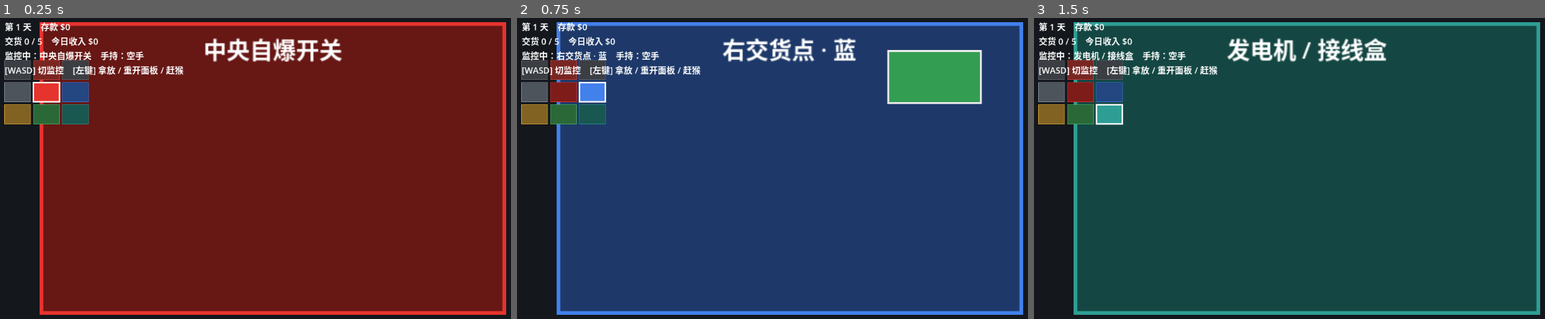
Above: before the commit, frames 1-3 (left to right).
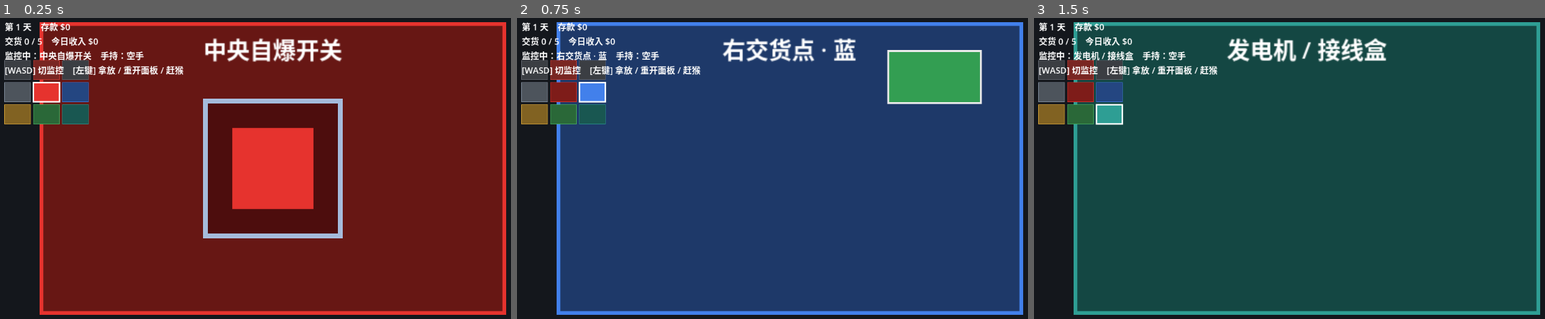
Above: after the commit, the same moments.

Repository: Zhi-Liao-jz/gamejam
Game: Godot game, scene res://scenes/main_grid.tscn
The game is run twice, just before and just after one commit, with the same random seed, the same clock (stepped at 60 frames per second) and the same inputs. This scene is started directly instead of the project's main scene.
Inputs (mouse positions are in pixels of both pictures, inside the frame that each line leads up to):
- Up to frame 1 (0.25 s): no input
- Up to frame 2 (0.75 s): tap Enter at 0.5 s; move the mouse to (910, 153) at 0.52 s; hold D (move_right) from 0.53 s (still down); hold N (next_day) from 0.53 s (still down); click (910, 153) at 0.67 s
- Up to frame 3 (1.5 s): tap Space (ui_select) at 0.77 s; tap R (retry) at 1.25 s; move the mouse to (1197, 183) at 1.27 s; release D (move_right) at 1.28 s; release N (next_day) at 1.28 s; hold S (move_down) from 1.28 s (still down); tap E (interact) at 1.35 s

The runs differ from the first frame. In frame 1, 13% of the frame differs, in the area x 39-68%, y 26-74%; in frame 2, nothing differs; in frame 3, nothing differs.

Commit message:
P3 玩法切片：中央自爆开关 + 当天失败（第3天）
- 自爆开关(SelfDestruct)：玻璃罩保护→猴子先开罩再按钮→8秒倒计时→引爆，挂中央房间
- 玩家切到中央点它可重置(关罩/取消倒计时)；Hand 点击优先级 猴子>面板>自爆>产品
- 当天失败流程：倒计时归零置 Ledger.day_failed → grid_working 转新增 Failed 状态 → 失败面板 → [N] 重试本日(天数不变、收入归零)
- 猴子第3天起把中央列为最高威胁目标(pick_target/tampering 按角色分支)
- HUD：倒计时行 + 小地图中央粗红框 + 失败面板；spawner 失败时清场
- 事件 day_failed 登记

Diff:
--- a/global/ledger.gd
+++ b/global/ledger.gd
@@ -9,6 +9,7 @@
 var delivered_today: int = 0  # 当天已交货数量
 var income_today: int = 0  # 当天交货累计收入（结算时入账）
 var working_active: bool = false  # 当前是否"工作中"阶段（产品出口 / 拿放据此启停）
+var day_failed: bool = false  # 当天是否已失败（自爆引爆触发；DayManager 据此转 Failed）
 
 
 ## 当天交货目标（难度曲线：每天 +QUOTA_PER_DAY）。
@@ -27,10 +28,11 @@
 	income_today += value
 
 
-## 进入新一天前重置当天计数。
+## 进入新一天（或重试本日）前重置当天计数与失败标志。
 func reset_day() -> void:
 	delivered_today = 0
 	income_today = 0
+	day_failed = false
 
 
 ## 当天结算：交货收入入 Game 账、推进天数、落盘。
--- a/scenes/main_grid.tscn
+++ b/scenes/main_grid.tscn
@@ -11,6 +11,7 @@
 [ext_resource type="Script" path="res://scripts/day/grid_settlement.gd" id="9_settle"]
 [ext_resource type="Script" path="res://scripts/entities/grid_monkey_spawner.gd" id="10_mspawn"]
 [ext_resource type="PackedScene" path="res://scenes/grid_monkey.tscn" id="11_monkey"]
+[ext_resource type="Script" path="res://scripts/day/grid_failed.gd" id="12_failed"]
 
 [node name="MainGrid" type="Node2D"]
 
@@ -84,3 +85,6 @@
 
 [node name="Settlement" type="Node" parent="DayManager"]
 script = ExtResource("9_settle")
+
+[node name="Failed" type="Node" parent="DayManager"]
+script = ExtResource("12_failed")
--- /dev/null
+++ b/scripts/day/grid_failed.gd
@@ -0,0 +1,18 @@
+extends BaseState
+## 2.0 当天失败（P3）：自爆未能阻止 → 本日作废、收入归零，按 [N] 重试本日（天数不变、不入账）。
+
+
+func enter(_msg: Dictionary = {}) -> void:
+	Ledger.working_active = false
+	var data := {
+		"day": Game.day,
+		"delivered": Ledger.delivered_today,
+		"quota": Ledger.quota_today(),
+	}
+	EventBus.push_event("day_failed", data)
+
+
+func update(_delta: float) -> void:
+	if Input.is_action_just_pressed("next_day"):
+		# 重试本日：转回 Working，其 enter 会 reset_day（清 day_failed/收入）+ work_started（复位面板/猴子/自爆）
+		fsm.transition_to(&"Working")
--- a/scripts/day/grid_working.gd
+++ b/scripts/day/grid_working.gd
@@ -12,5 +12,7 @@
 
 
 func update(_delta: float) -> void:
-	if Ledger.is_quota_met():
+	if Ledger.day_failed:
+		fsm.transition_to(&"Failed")  # 自爆引爆 → 当天失败（优先于结算）
+	elif Ledger.is_quota_met():
 		fsm.transition_to(&"Settlement")
--- a/scripts/entities/grid_monkey.gd
+++ b/scripts/entities/grid_monkey.gd
@@ -50,6 +50,10 @@
 	for room: Room in room_manager.panel_rooms():
 		if room.panel_open():
 			candidates.append(room.room_id)
+	# 第3天起把中央自爆开关纳入目标（最高威胁）；仅当它还能被破坏时
+	var sd := room_manager.self_destruct
+	if sd != null and Game.day >= 3 and sd.is_attackable():
+		candidates.append(sd.room_id)
 	if candidates.is_empty():
 		return -1
 	var taken := {}
--- a/scripts/entities/grid_monkey_spawner.gd
+++ b/scripts/entities/grid_monkey_spawner.gd
@@ -13,6 +13,7 @@
 func _ready() -> void:
 	EventBus.subscribe("work_started", _on_work_started)
 	EventBus.subscribe("day_summary", _on_day_summary)
+	EventBus.subscribe("day_failed", _on_day_summary)  # 当天失败也清场（复用清空逻辑）
 
 
 func _on_work_started() -> void:
--- a/scripts/entities/grid_monkey_states/grid_sneaking.gd
+++ b/scripts/entities/grid_monkey_states/grid_sneaking.gd
@@ -21,7 +21,12 @@
 		fsm.transition_to(&"GridTampering")
 
 
-## 目标仍可捣乱：房间存在且面板还开着（已被关则换目标）。
+## 目标仍可捣乱：自爆开关看 is_attackable，面板房间看 panel_open（已被关则换目标）。
 func _target_valid() -> bool:
 	var room := monkey.room_manager.room_node(monkey.target_room)
-	return room != null and room.panel_open()
+	if room == null:
+		return false
+	if room.role == &"self_destruct":
+		var sd: SelfDestruct = monkey.room_manager.self_destruct
+		return sd != null and sd.is_attackable()
+	return room.panel_open()
--- a/scripts/entities/grid_monkey_states/grid_tampering.gd
+++ b/scripts/entities/grid_monkey_states/grid_tampering.gd
@@ -14,8 +14,14 @@
 
 func physics_update(delta: float) -> void:
 	var room := monkey.room_manager.room_node(monkey.target_room)
-	# 目标没了 / 面板已被关 / 自己已不在目标房间 → 回潜入重选
-	if room == null or not room.panel_open() or monkey.current_room != monkey.target_room:
+	if room == null or monkey.current_room != monkey.target_room:
+		fsm.transition_to(&"GridSneaking")
+		return
+	if room.role == &"self_destruct":
+		_tamper_self_destruct(delta)
+		return
+	# 交货 / 出口面板：面板已被关 → 回潜入重选
+	if not room.panel_open():
 		fsm.transition_to(&"GridSneaking")
 		return
 	_t += delta
@@ -23,3 +29,18 @@
 		room.control_panel.close()
 		SoundManager.play("alarm")  # 一声全局警报：面板被关，提醒玩家去重开
 		fsm.transition_to(&"GridFleeing")
+
+
+## 破坏中央自爆开关：每 tamper_delay 推进一步（开罩→按钮），按下后逃跑。
+func _tamper_self_destruct(delta: float) -> void:
+	var sd: SelfDestruct = monkey.room_manager.self_destruct
+	if sd == null or not sd.is_attackable():
+		fsm.transition_to(&"GridSneaking")  # 已被按下 / 玩家正处理 → 换目标
+		return
+	_t += delta
+	if _t >= monkey.tamper_delay:
+		_t = 0.0
+		var armed := sd.sabotage_step()
+		SoundManager.play("alarm")  # 开罩 / 按下都报警一声
+		if armed:
+			fsm.transition_to(&"GridFleeing")
--- a/scripts/entities/hand.gd
+++ b/scripts/entities/hand.gd
@@ -20,8 +20,8 @@
 	if click == null or click.button_index != MOUSE_BUTTON_LEFT or not click.pressed:
 		return
 	var pos := get_global_mouse_position()
-	# 点击优先级：赶猴子 > 重开面板 > 拿放产品（即便持有产品也能先赶猴 / 重开面板）
-	if _try_shoo_monkey(pos) or _try_open_panel(pos):
+	# 点击优先级：赶猴子 > 重开面板 > 重置自爆 > 拿放产品（持有产品时也能先处理威胁）
+	if _try_shoo_monkey(pos) or _try_open_panel(pos) or _try_reset_self_destruct(pos):
 		get_viewport().set_input_as_handled()
 		return
 	if _held:
@@ -51,6 +51,17 @@
 	if panel == null:
 		return false
 	panel.open()
+	return true
+
+
+## 在中央房间点击自爆开关（罩被开 / 倒计时中）→ 重置；命中返回 true。
+func _try_reset_self_destruct(world_pos: Vector2) -> bool:
+	var sd := room_manager.self_destruct
+	if sd == null or room_manager.current_room != sd.room_id:
+		return false
+	if not sd.is_resettable() or not sd.global_rect().has_point(world_pos):
+		return false
+	sd.player_reset()
 	return true
 
 
--- a/scripts/ui/grid_hud.gd
+++ b/scripts/ui/grid_hud.gd
@@ -8,6 +8,9 @@
 var _current_room: int = RoomManager.START_ROOM
 var _held_text: String = "空手"
 var _closed_panels: Dictionary = {}  # room_id -> true：当前被关闭的面板（小地图红框警告）
+var _sd_state: int = SelfDestruct.State.PROTECTED  # 中央自爆状态（每帧轮询自分组）
+var _sd_remaining: float = 0.0
+var _sd_room: int = -1
 
 @onready var info_label: Label = $InfoLabel
 @onready var summary_panel: Panel = $SummaryPanel
@@ -21,12 +24,14 @@
 	EventBus.subscribe("day_summary", _on_day_summary)
 	EventBus.subscribe("hide_day_summary", _on_hide_day_summary)
 	EventBus.subscribe("panel_changed", _on_panel_changed)
+	EventBus.subscribe("day_failed", _on_day_failed)
 	_refresh_info()
 
 
 func _process(_delta: float) -> void:
+	_poll_self_destruct()
 	_refresh_info()
-	queue_redraw()  # 猴子位置 / 面板警告每帧轻量重绘（小地图仅 9 格，开销可忽略）
+	queue_redraw()  # 猴子位置 / 面板 / 自爆警告每帧轻量重绘（小地图仅 9 格，开销可忽略）
 
 
 func _draw() -> void:
@@ -50,6 +55,8 @@
 			draw_rect(rect, color.darkened(0.1), false, 1.0)
 		if _closed_panels.has(i):
 			draw_rect(rect, Color(0.95, 0.30, 0.20), false, 4.0)  # 面板关闭：红框警告
+		if i == _sd_room and _sd_state != SelfDestruct.State.PROTECTED:
+			draw_rect(rect, Color(1.0, 0.10, 0.10), false, 5.0)  # 自爆罩被开 / 倒计时：粗红框
 		if monkey_rooms.has(i):
 			draw_circle(top_left + MINIMAP_CELL - Vector2(11.0, 11.0), 5.0, Color(0.62, 0.40, 0.20))
 
@@ -64,12 +71,28 @@
 	return rooms
 
 
+## 轮询中央自爆开关状态（供 HUD 倒计时 + 小地图警告）。
+func _poll_self_destruct() -> void:
+	var sd := get_tree().get_first_node_in_group("self_destruct") as SelfDestruct
+	if sd != null:
+		_sd_state = sd.state
+		_sd_remaining = sd.remaining()
+		_sd_room = sd.room_id
+	else:
+		_sd_state = SelfDestruct.State.PROTECTED
+		_sd_room = -1
+
+
 func _refresh_info() -> void:
 	var room_name := String(RoomManager.LAYOUT[_current_room]["name"])
 	var monkeys := get_tree().get_nodes_in_group("grid_monkeys").size()
 	var warn := ""
 	if not _closed_panels.is_empty() or monkeys > 0:
-		warn = "\n⚠ 关闭面板 %d    猴子 %d" % [_closed_panels.size(), monkeys]
+		warn += "\n⚠ 关闭面板 %d    猴子 %d" % [_closed_panels.size(), monkeys]
+	if _sd_state == SelfDestruct.State.ARMED:
+		warn += "\n💥 自爆倒计时 %.1f 秒！切到中央取消" % _sd_remaining
+	elif _sd_state == SelfDestruct.State.EXPOSED:
+		warn += "\n⚠ 中央玻璃罩被打开！切到中央关上"
 	info_label.text = (
 		(
 			"第 %d 天    存款 $%d\n交货 %d / %d    今日收入 $%d\n监控中：%s    手持：%s\n"
@@ -114,3 +137,11 @@
 
 func _on_hide_day_summary() -> void:
 	summary_panel.visible = false
+
+
+func _on_day_failed(data: Dictionary) -> void:
+	summary_panel.visible = true
+	summary_label.text = (
+		"💥 第 %d 天 失败！\n\n自爆未能阻止\n交货 %d / %d\n\n[N] 重试本日"
+		% [data["day"], data["delivered"], data["quota"]]
+	)
--- a/scripts/world/room_manager.gd
+++ b/scripts/world/room_manager.gd
@@ -61,6 +61,8 @@
 @export var room_scene: PackedScene
 
 var current_room: int = START_ROOM
+var self_destruct: SelfDestruct = null  # 中央自爆开关（P3）；猴子破坏 / 玩家重置 / HUD 都用它
+
 var _rooms: Array[Room] = []
 
 @onready var camera: Camera2D = $Camera2D
@@ -69,6 +71,7 @@
 func _ready() -> void:
 	_build_rooms()
 	_build_panels()
+	_build_self_destruct()
 	_snap_camera()
 	camera.make_current()
 	_broadcast_room_changed()
@@ -185,6 +188,18 @@
 			room.attach_panel(panel, PANEL_LOCAL)
 
 
+## 给中央房间挂自爆开关（代码创建，无需场景）。
+func _build_self_destruct() -> void:
+	var room := find_room_by_role(&"self_destruct")
+	if room == null:
+		return
+	var device := SelfDestruct.new()
+	device.setup(room.room_id)
+	room.add_child(device)
+	device.position = Vector2.ZERO  # 房间中心
+	self_destruct = device
+
+
 func _step(dir: Vector2i) -> void:
 	var grid: Vector2i = LAYOUT[current_room]["grid"] + dir
 	grid.x = clampi(grid.x, 0, GRID_COLS - 1)
--- /dev/null
+++ b/scripts/world/self_destruct.gd
@@ -0,0 +1,105 @@
+class_name SelfDestruct
+extends Node2D
+## 中央自爆开关（P3 / 第3天，文档模块6）：玻璃罩保护 → 猴子先开罩再按钮 → 倒计时 → 当天失败。
+## 玩家切到中央房间点它可重置（关罩 / 取消倒计时）。状态走小地图 + HUD 提示。
+## 倒计时归零只置 Ledger.day_failed 标志，由 DayManager(Working.update) 转入 Failed 状态收尾。
+
+enum State { PROTECTED, EXPOSED, ARMED, TRIGGERED }  # 受保护 / 罩被打开 / 已按下倒计时 / 已引爆
+
+const SIZE := Vector2(140.0, 140.0)  # 命中盒 / 视觉尺寸（房间局部坐标）
+const COUNTDOWN := 8.0  # 按下后到引爆的秒数（= 玩家切到中央取消的窗口）
+
+var room_id: int = -1
+var state: State = State.PROTECTED
+
+var _remaining: float = 0.0
+
+
+func _ready() -> void:
+	add_to_group("self_destruct")
+	EventBus.subscribe("work_started", _on_work_started)
+	set_process(false)  # 仅 ARMED 倒计时阶段才逐帧
+
+
+func _process(delta: float) -> void:
+	if state != State.ARMED:
+		return
+	_remaining -= delta
+	queue_redraw()
+	if _remaining <= 0.0:
+		_remaining = 0.0
+		state = State.TRIGGERED
+		set_process(false)
+		Ledger.day_failed = true  # 由 Working.update 据此转 Failed
+		queue_redraw()
+
+
+## 由 RoomManager 在挂载前写入归属房间（中央格）。
+func setup(owner_room_id: int) -> void:
+	room_id = owner_room_id
+
+
+## 世界坐标命中盒（玩家点击重置用）。
+func global_rect() -> Rect2:
+	return Rect2(global_position - SIZE * 0.5, SIZE)
+
+
+## 猴子是否还能下手：受保护 / 罩开着可继续破坏；已按下 / 已引爆则不必再来。
+func is_attackable() -> bool:
+	return state == State.PROTECTED or state == State.EXPOSED
+
+
+## 玩家是否能重置：罩被开 / 倒计时中。
+func is_resettable() -> bool:
+	return state == State.EXPOSED or state == State.ARMED
+
+
+## 倒计时剩余秒数（HUD 显示）。
+func remaining() -> float:
+	return _remaining
+
+
+## 猴子推进一步破坏：受保护→打开罩；罩开→按下按钮(起倒计时)。返回是否已按下（猴子据此逃跑）。
+func sabotage_step() -> bool:
+	match state:
+		State.PROTECTED:
+			state = State.EXPOSED
+			queue_redraw()
+			return false
+		State.EXPOSED:
+			state = State.ARMED
+			_remaining = COUNTDOWN
+			set_process(true)
+			queue_redraw()
+			return true
+		_:
+			return true
+
+
+## 玩家重置：关罩 / 取消倒计时 → 回受保护。
+func player_reset() -> void:
+	if not is_resettable():
+		return
+	state = State.PROTECTED
+	_remaining = 0.0
+	set_process(false)
+	queue_redraw()
+
+
+func _on_work_started() -> void:
+	state = State.PROTECTED
+	_remaining = 0.0
+	set_process(false)
+	queue_redraw()
+
+
+func _draw() -> void:
+	var rect := Rect2(-SIZE * 0.5, SIZE)
+	draw_rect(rect, Color(0.30, 0.05, 0.05))  # 底座
+	var btn := Rect2(-SIZE * 0.30, SIZE * 0.6)
+	var btn_color := Color(1.0, 0.85, 0.10) if state == State.ARMED else Color(0.90, 0.20, 0.18)
+	draw_rect(btn, btn_color)  # 红按钮；倒计时中变黄
+	if state == State.PROTECTED:
+		draw_rect(rect, Color(0.70, 0.85, 1.0, 0.85), false, 5.0)  # 玻璃罩盖着：浅蓝边框
+	else:
+		draw_rect(rect, Color(0.95, 0.30, 0.20), false, 5.0)  # 罩开 / 危险：红框
Not shown: 1 places in scenes/main_grid.tscn that only renumber resources
Not shown, added: scripts/day/grid_failed.gd.uid
Not shown, added: scripts/world/self_destruct.gd.uid
Not shown, changed: 代码规范.md
